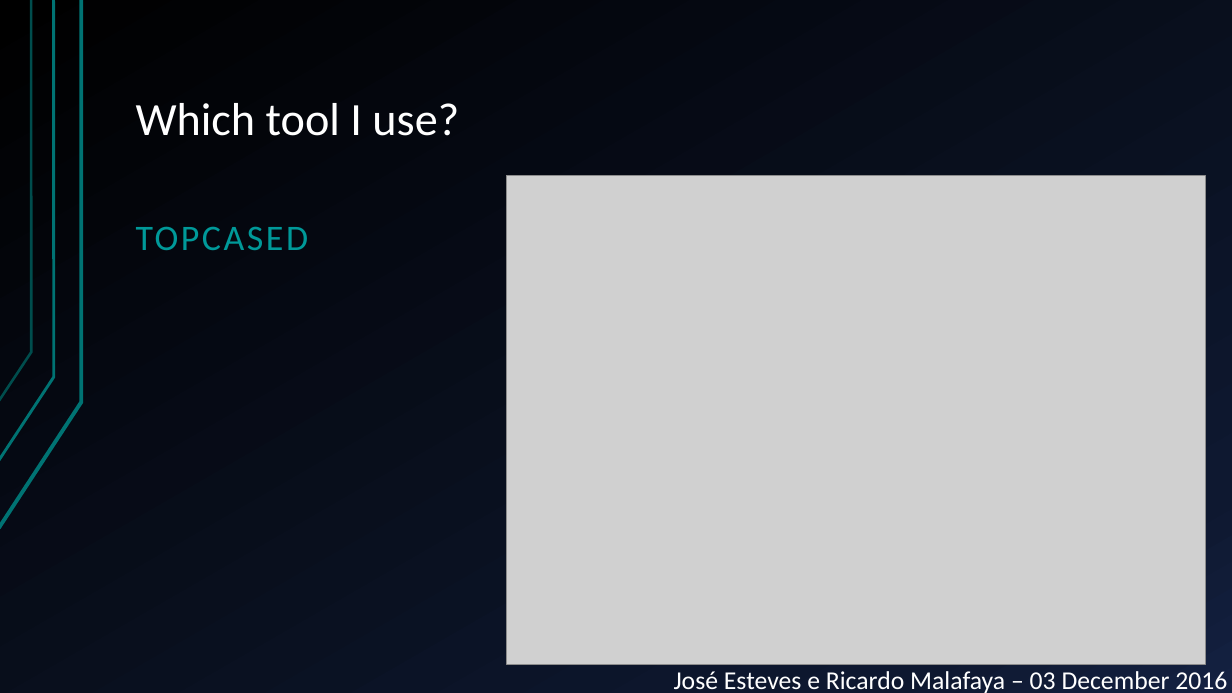
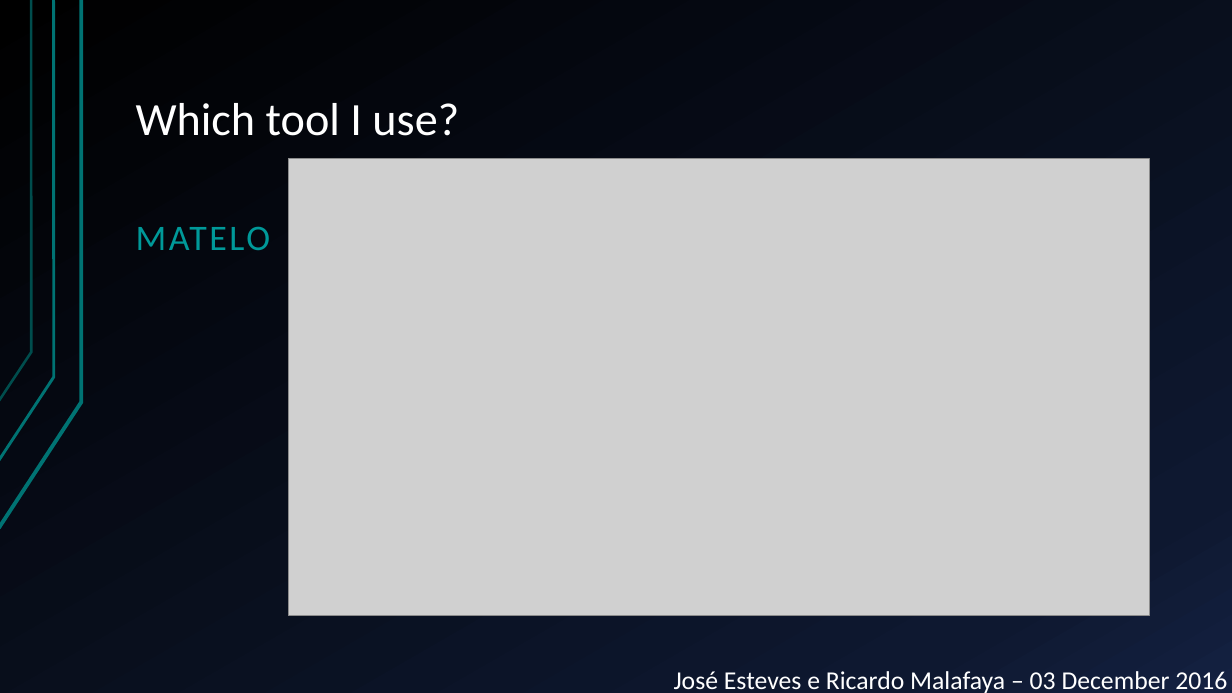
Before and after one commit to JGEsteves89/FEUP-MESW-TVVS-MBT, a slide deck: slide 10 of Presentation.pptx (slide 13 before the commit). Drawn at 1232x693 pixels with LibreOffice and Linux fonts; fonts in the diff are those of the drawing; grey boxes stand for pictures. Boxes give left, top, right and bottom in pixels: in the first picture for what was removed or moved away, otherwise in the second. Text is boxed around its words. In the diff, an @@ line names an element or a change of style, - is before the commit and + after.

```diff
--- a/Presentation.pptx
+++ b/Presentation.pptx
@@ picture resized from (x1=506, y1=176, x2=1205, y2=665) to (x1=288, y1=159, x2=1149, y2=616) @@
@@ text at (x1=136, y1=226, x2=271, y2=250): text changed @@
-TOPCASED
+MATELO
```
Also in this commit, not shown: 5 other slides changed, 2 slides removed.
